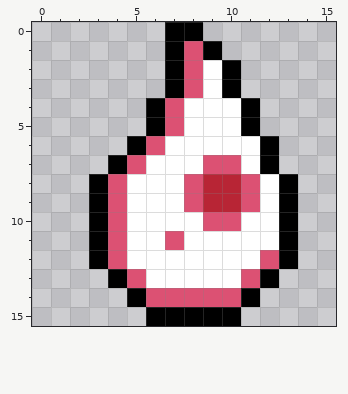
File history of a pixel-art sprite, ducktales/src/main/resources/Status/Debuff_thirsty.png. The picture above was drawn from the file before the commit.
The file is 64x64 pixels, drawn in blocks of 4x4; one block is one cell here.
After the commit:
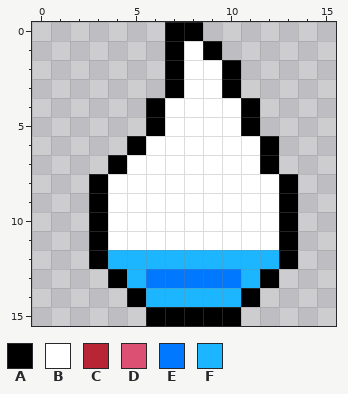
Palette (. is transparent): A #000000  B #ffffff  C #b82535  D #dc5173  E #0078ff  F #1bb6ff
From old to new:
@@ x 0..15 @@
  0 .......AA.......
- 1 .......ADA......
- 2 .......ADBA.....
- 3 .......ADBA.....
- 4 ......ADBBBA....
- 5 ......ADBBBA....
- 6 .....ADBBBBBA...
- 7 ....ADBBBDDBA...
- 8 ...ADBBBDCCDBA..
- 9 ...ADBBBDCCDBA..
-10 ...ADBBBBDDBBA..
-11 ...ADBBDBBBBBA..
-12 ...ADBBBBBBBDA..
-13 ....ADBBBBBDA...
-14 .....ADDDDDA....
+ 1 .......ABA......
+ 2 .......ABBA.....
+ 3 .......ABBA.....
+ 4 ......ABBBBA....
+ 5 ......ABBBBA....
+ 6 .....ABBBBBBA...
+ 7 ....ABBBBBBBA...
+ 8 ...ABBBBBBBBBA..
+ 9 ...ABBBBBBBBBA..
+10 ...ABBBBBBBBBA..
+11 ...ABBBBBBBBBA..
+12 ...AFFFFFFFFFA..
+13 ....AFEEEEEFA...
+14 .....AFFFFFA....
 15 ......AAAAA.....
Boxes around the changes in both pictures, in picture pixels (x1, y1, x2, y2):
changed: (108, 41, 279, 307)
